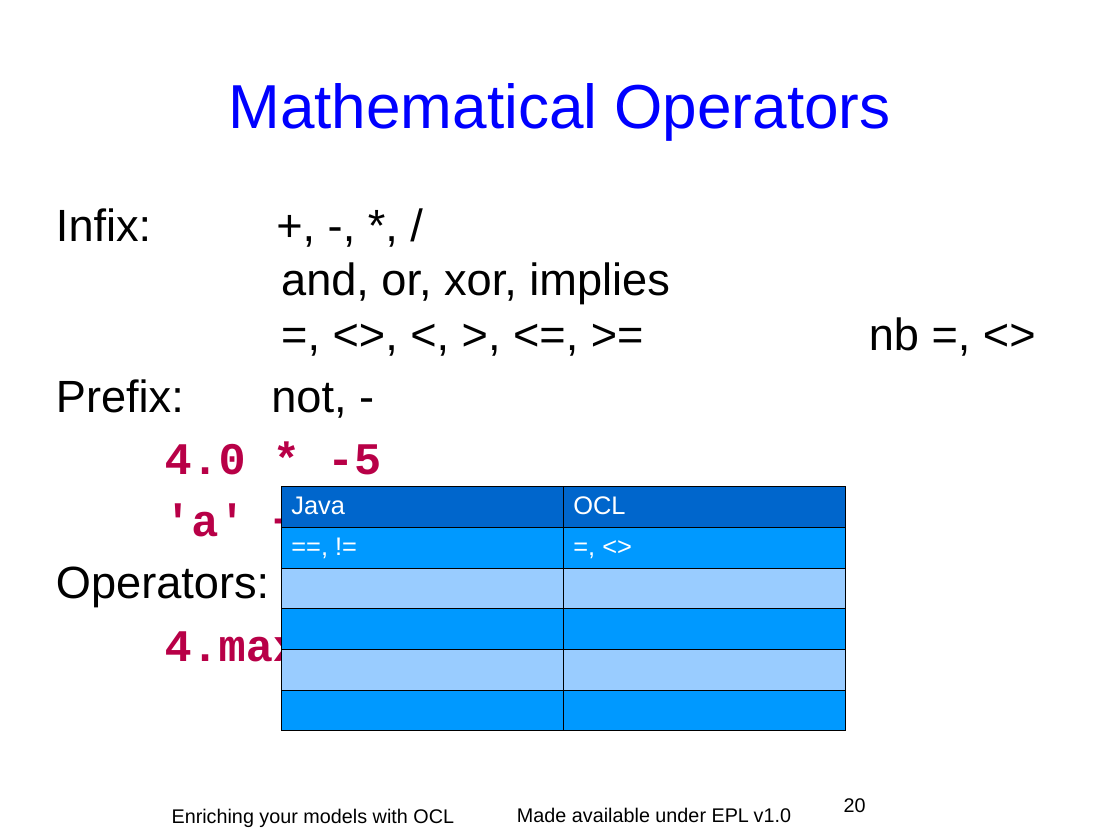
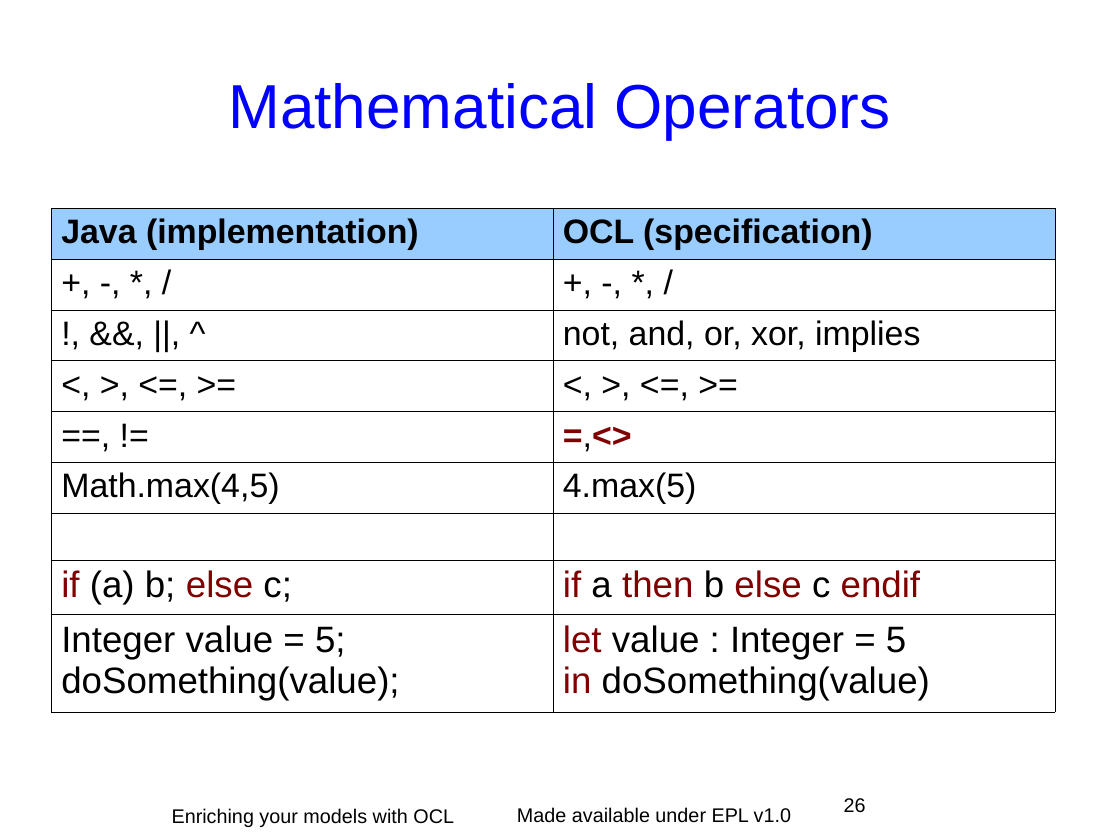
Before and after one commit to eclipse-ocl/ocl-website, a slide deck: slide 26 of ocl/docs/publications/EclipseCon2011Tutorial/EnrichingWithOCL.odp (slide 20 before the commit). Drawn at 1120x840 pixels with LibreOffice and Linux fonts; fonts in the diff are those of the drawing; background and template pictures are left out. Boxes give left, top, right and bottom in pixels: in the first picture for what was removed or moved away, otherwise in the second. Text is boxed around its words. In the diff, an @@ line names an element or a change of style, - is before the commit and + after.

```diff
--- a/ocl/docs/publications/EclipseCon2011Tutorial/EnrichingWithOCL.odp
+++ b/ocl/docs/publications/EclipseCon2011Tutorial/EnrichingWithOCL.odp
@@ table added at box(52, 208, 1056, 704), 9 rows, 2 columns @@
+Java (implementation) | OCL (specification)
++, -, *, / | +, -, *, /
+!, &&, ||, ^ | not, and, or, xor, implies
+<, >, <=, >= | <, >, <=, >=
+==, != | =,<>
+Math.max(4,5) | 4.max(5)
+ | 
+if (a) b; else c; | if a then b else c endif
+Integer value = 5; doSomething(value); | let value : Integer = 5 / in doSomething(value)
@@ text removed at box(56, 208, 669, 674) @@
-Infix: +, -, *, /
-and, or, xor, implies
-=, <>, <, >, <=, >= nb =, <>
-Prefix: not, -
-4.0 * -5
-'a' + 'b'
-Operators: mod, div, max, min, ...
-4.max(5)
@@ table removed at box(282, 487, 847, 721), 6 rows, 2 columns @@
-Java | OCL
-==, != | =, <>
- | 
- | 
- | 
- | 
@@ page number at box(844, 798, 866, 813): text changed @@
-20
+26
```
Also in this commit, not shown: 47 other slides changed, 36 slides added, 39 slides removed.
